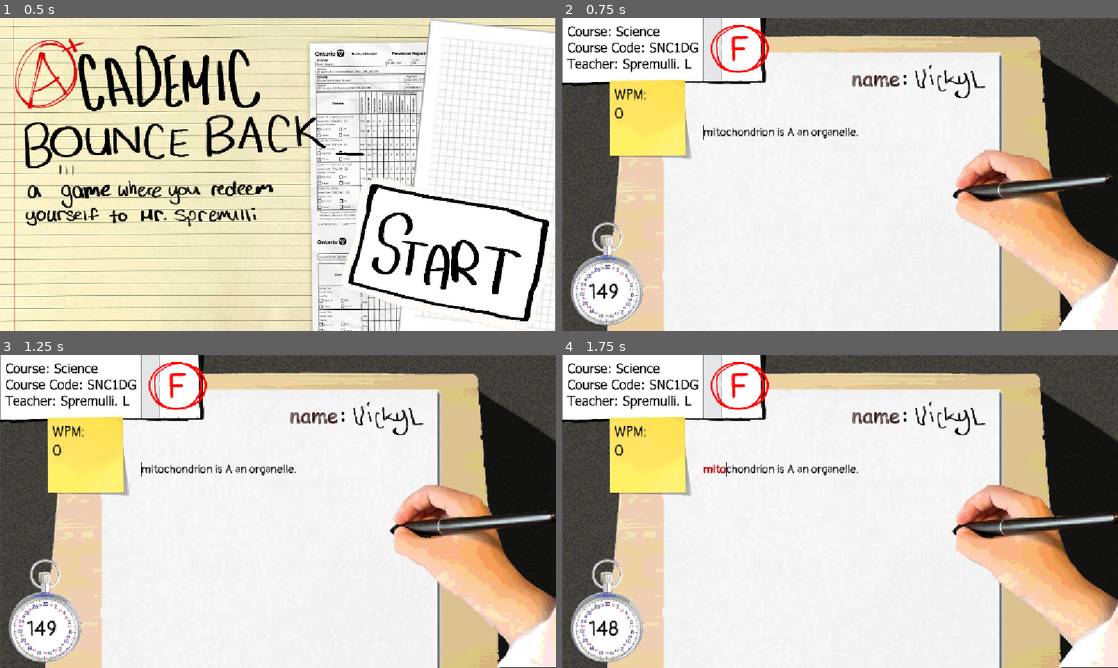
Above: before the commit, frames 1-4 (two rows, left to right).
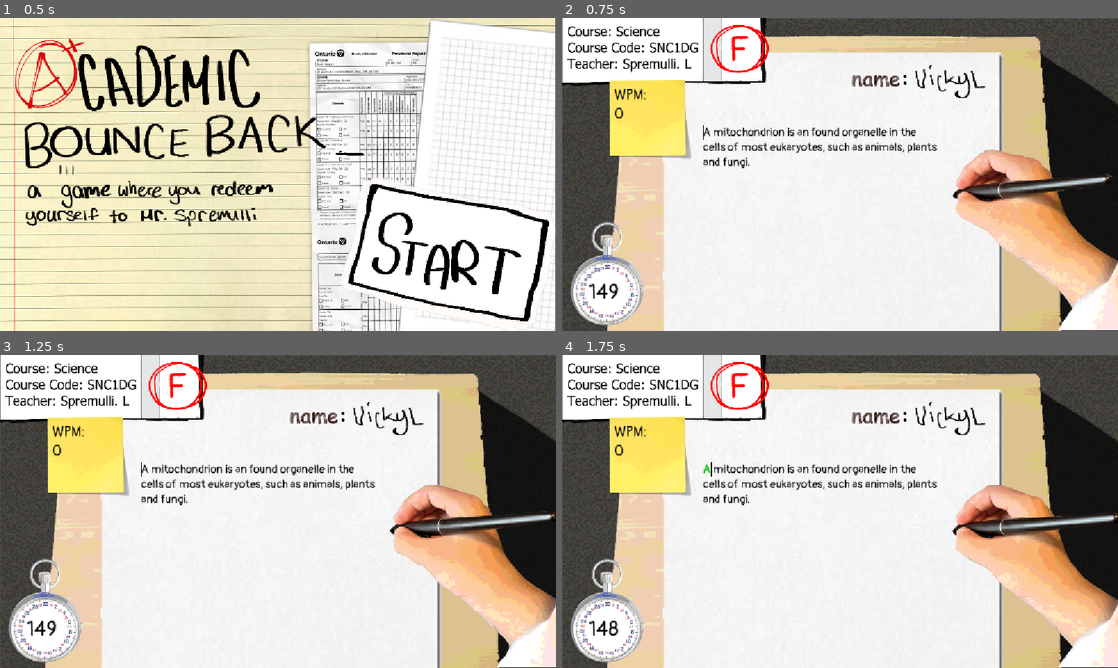
Above: after the commit, the same moments.

Repository: Vick-St3r/haven-keyboard
Game: Godot game, scene res://scenes/background.tscn
Same seed, same stepped clock (60 frames per second), same inputs: the game is played once before the commit and once after it.
Inputs (mouse positions are in pixels of both pictures, inside the frame that each line leads up to):
- Up to frame 1 (0.5 s): no input
- Up to frame 2 (0.75 s): tap Enter at 0.5 s; move the mouse to (1012, 252) at 0.52 s; click (1012, 252) at 0.67 s
- Up to frame 3 (1.25 s): no input
- Up to frame 4 (1.75 s): click (823, 536) at 1.27 s; type "Alex" at 1.35 s

Frame 1 is identical in both runs. In frame 2, 1.3% of the frame differs, in the area x 25-68%, y 34-48%; in frame 3, 1.3%; in frame 4, 1.4%.

Commit message:
Fix bug in moving to next sentence

Diff:
--- a/scripts/main_game.gd
+++ b/scripts/main_game.gd
@@ -9,7 +9,7 @@
 const textFilesPath = "res://texts/"
 @onready var texts = [
 	#"Mitosis is a part of the cell cycle in eukaryotic cells in which replicated chromosomes are separated into two new nuclei. Cell division by mitosis is an equational division which gives rise to genetically identical cells in which the total number of chromosomes is maintained.",
-	"A mitochondrion is an organelle. found in the cells of most eukaryotes,  …(570 unchanged characters)…
+	"A mitochondrion is an organelle found in the cells of most eukaryotes,  …(570 unchanged characters)…
 	#"An organism is any living thing that functions as an individual. Such a definition raises more problems than it solv …(345 unchanged characters)…
 	#"Photosynthesis is a system of biological processes by which photopigment-bearing autotrophic organisms, such as most …(542 unchanged characters)…
 ]
@@ -53,7 +53,7 @@
 func scrambleText(text):
 	var words = text.split(" ", false)
 	for i in words.size() - 1:
-		if randi_range(0, 1) == 0:
+		if randi_range(0, 9) == 0:
 			words = swapAtIndex(words, i)
 	return " ".join(words)
 
--- a/scripts/text_edit.gd
+++ b/scripts/text_edit.gd
@@ -48,7 +48,8 @@
 
 	# update sentence if user types everything correctly
 	if actual_text == main_game.targetText:
-		#actual_text = "" # reset for the next round
+		actual_text = "" # reset for the next round
+		prev_length = 0
 		main_game.on_round_completion();
 
 func process_input_B():
@@ -90,18 +91,8 @@
 				color_map[word_start_indices[i]] = { "color": Color.RED }
 			elif user_text_words[i] == target_text_words[i]:
 				color_map[word_start_indices[i]] = { "color": Color.GREEN }
-				print(user_text_words[i])
-				print(target_text_words[i])
 			else:
 				color_map[word_start_indices[i]] = { "color": Color.RED }
-
-		#for i in user_text.length():
-			#if i >= target_text.length():
-				#color_map[i] = { "color": Color.RED }
-			#elif user_text[i] == target_text[i]:
-				#color_map[i] = { "color": Color.GREEN }
-			#else:
-				#color_map[i] = { "color": Color.RED }
 
 		return color_map
 
